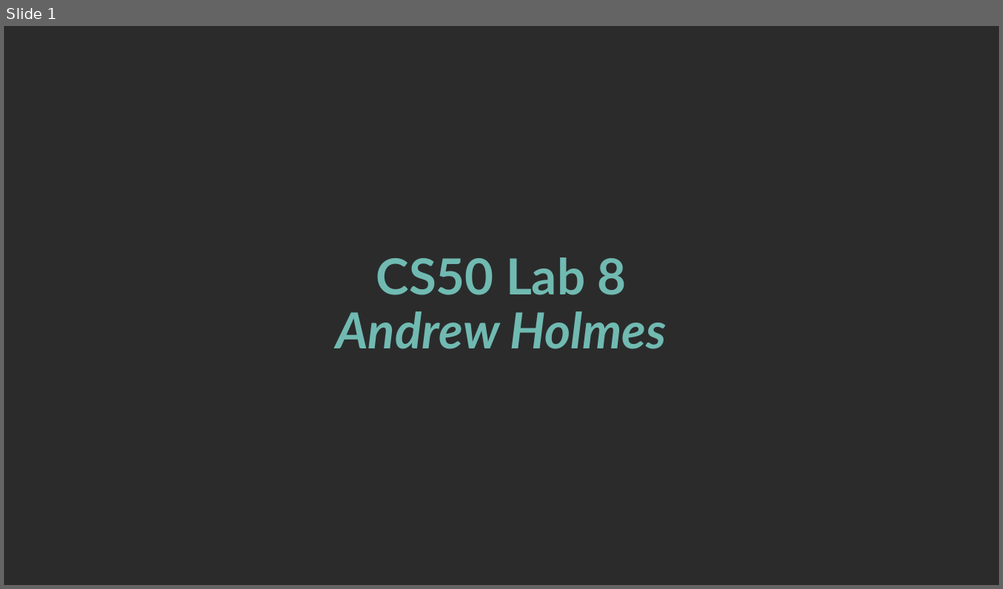
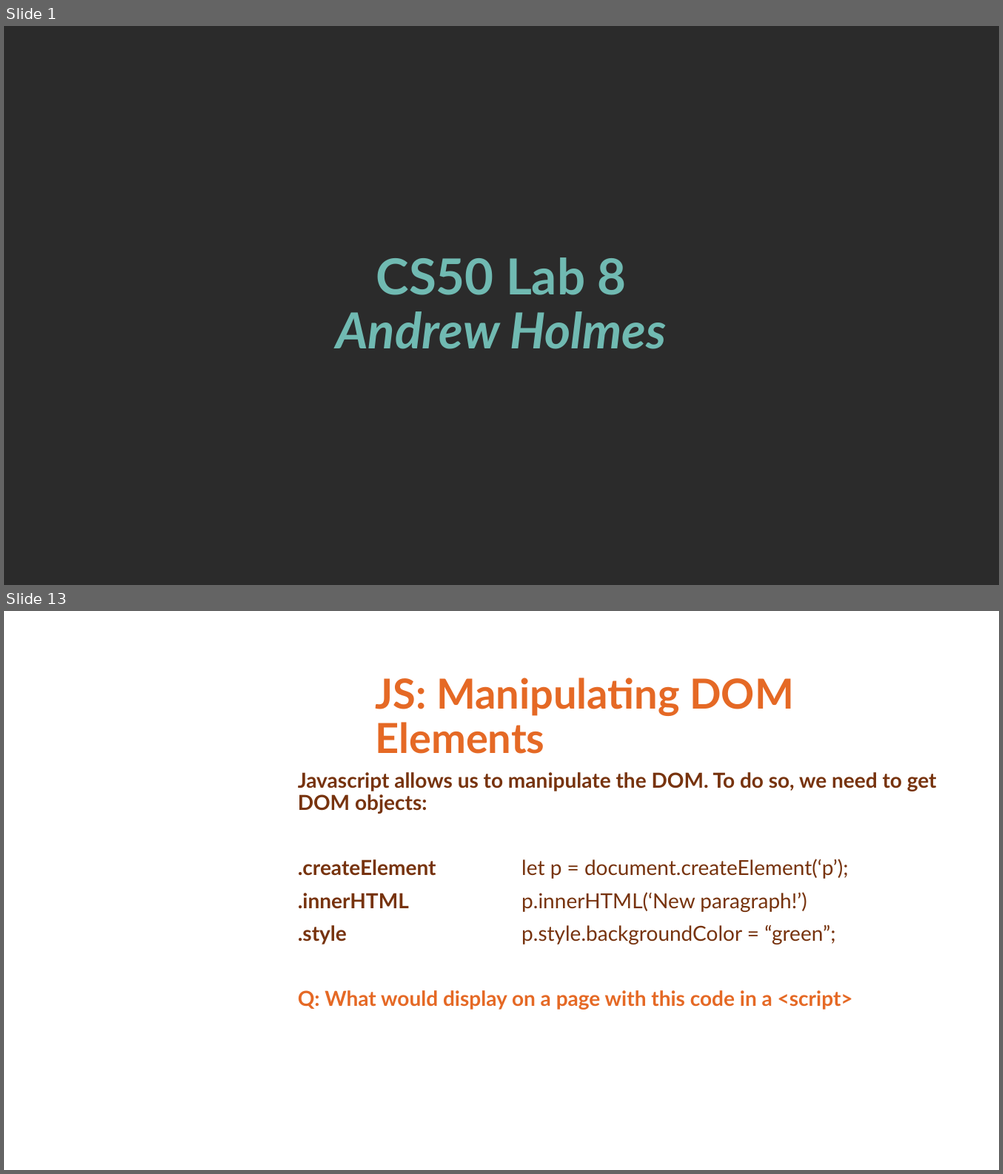
Before and after one commit to ACHolmes/CS50TF-2022F, a slide deck: lab8/CS50 Lab 8.pptx. Shown one above the other, each under a label of ours: slide 1 before the commit, slides 1 and 13 after it; the slides between them are not shown. The pictures are 1003x589 and 1003x1174 pixels, drawn with LibreOffice and Linux fonts; fonts in the diff are those of the drawing; background and template pictures are left out; a plain dark background stands for a picture behind light text. Boxes give left, top, right and bottom in pixels: in the first picture for what was removed or moved away, otherwise in the second. Text is boxed around its words. In the diff, an @@ line names an element or a change of style, - is before the commit and + after.

```diff
--- a/lab8/CS50 Lab 8.pptx
+++ b/lab8/CS50 Lab 8.pptx
@@ slide 13 added at (x1=4, y1=611, x2=999, y2=1170), background #FFFFFF @@
@@ title added at (x1=375, y1=678, x2=794, y2=754), 40 pt, text #E56925, bold @@
+JS: Manipulating DOM Elements
@@ text added at (x1=298, y1=772, x2=936, y2=1010), 20 pt, text #77330E, bold @@
+Javascript allows us to manipulate the DOM. To do so, we need to get DOM objects:
+.createElement let p = document.createElement(‘p’);
+.innerHTML p.innerHTML(‘New paragraph!’)
+.style p.style.backgroundColor = “green”;
+Q: What would display on a page with this code in a <script>
```
Also in this commit, not shown: 6 slides changed, 11 other slides added, 4 slides removed, 6 other files.
